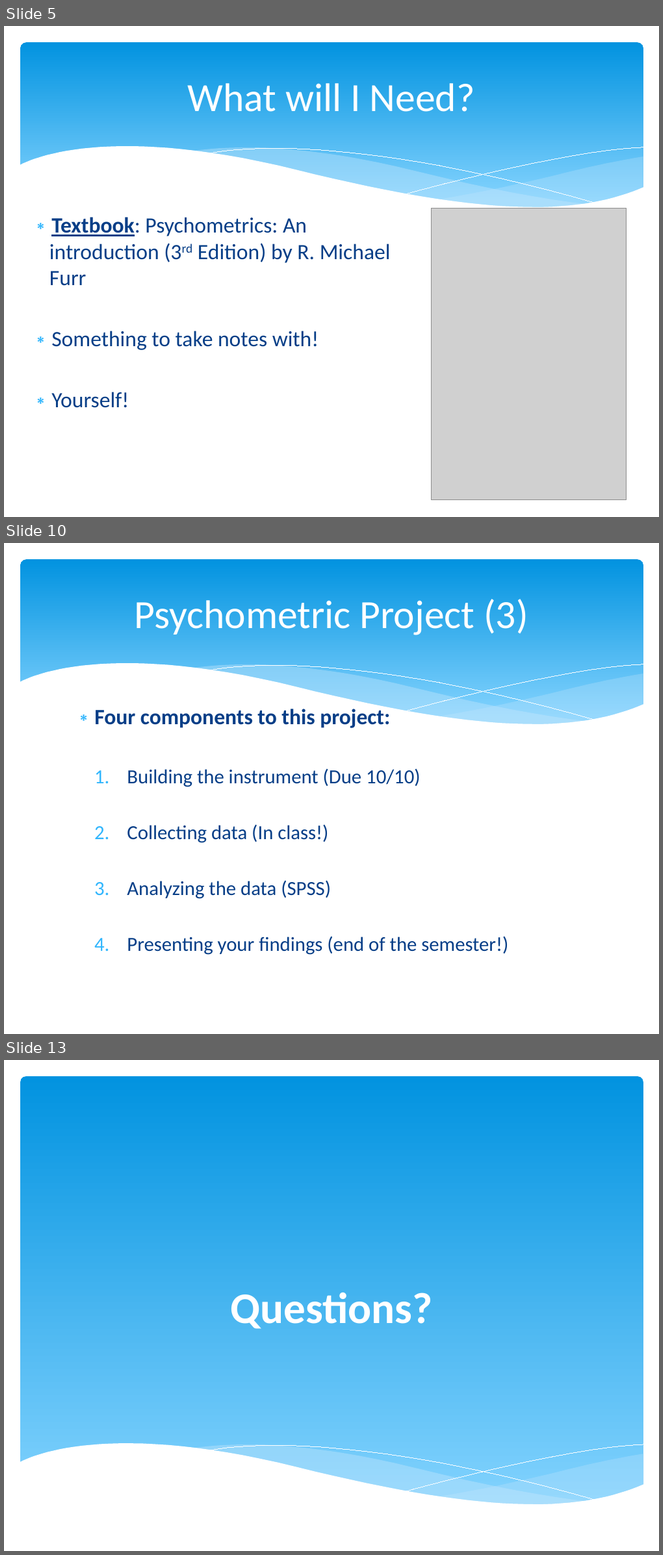
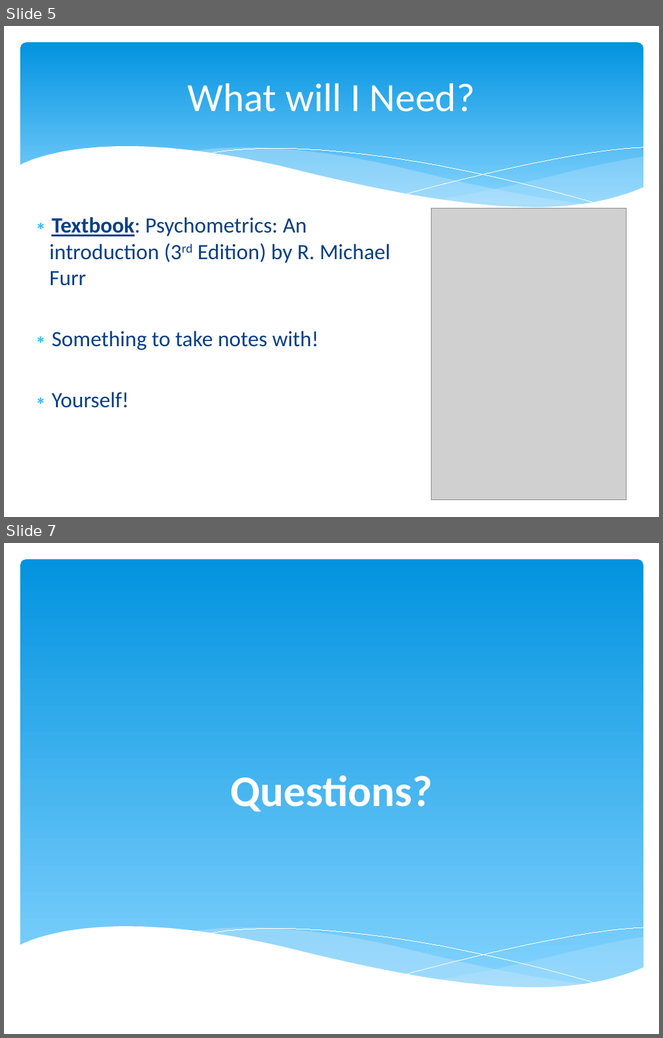
Before and after one commit to npm27/Teaching-Materials, a slide deck: Tests and Eval/Fall 25/Slides/0 First Day Info.pptx. Shown one above the other, each under a label of ours: slides 5, 10 and 13 before the commit, slides 5 and 7 after it; the slides between them are not shown. The pictures are 663x1555 and 663x1038 pixels, drawn with LibreOffice and Linux fonts; fonts in the diff are those of the drawing; grey boxes stand for pictures. Boxes give left, top, right and bottom in pixels: in the first picture for what was removed or moved away, otherwise in the second. Text is boxed around its words. In the diff, an @@ line names an element or a change of style, - is before the commit and + after.

```diff
--- a/Tests and Eval/Fall 25/Slides/0 First Day Info.pptx
+++ b/Tests and Eval/Fall 25/Slides/0 First Day Info.pptx
@@ slide 10 removed at (4,543,659,1034), background #FFFFFF; not listed: 6 template elements that a slide beside it also shows @@
@@ title removed at (134,599,528,635) @@
-Psychometric Project (3)
@@ text removed at (94,707,508,955) @@
-∗ Four components to this project:
-  1. Building the instrument (Due 10/10)
-  2. Collecting data (In class!)
-  3. Analyzing the data (SPSS)
-  4. Presenting your findings (end of the semester!)
@@ what was slide 13 is now slide 7 @@
```
Also in this commit, not shown: 2 slides changed, 5 other slides removed, 27 other files.
